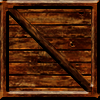
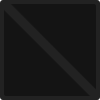
Two versions of the same layered image (100×100). Layer-by-layer changes:
showed "Rectangle 1" over [0, 0, 100, 100]
added layer "Layer 1" above "Curves 2" over [0, 0, 100, 100]
hid "Layer 2 copy" over [0, 0, 100, 100]
hid "rough-wood-texture-seamlessa-distressed-wooden-surface-texture-seamlessly-tilea…" over [0, 0, 100, 100]
